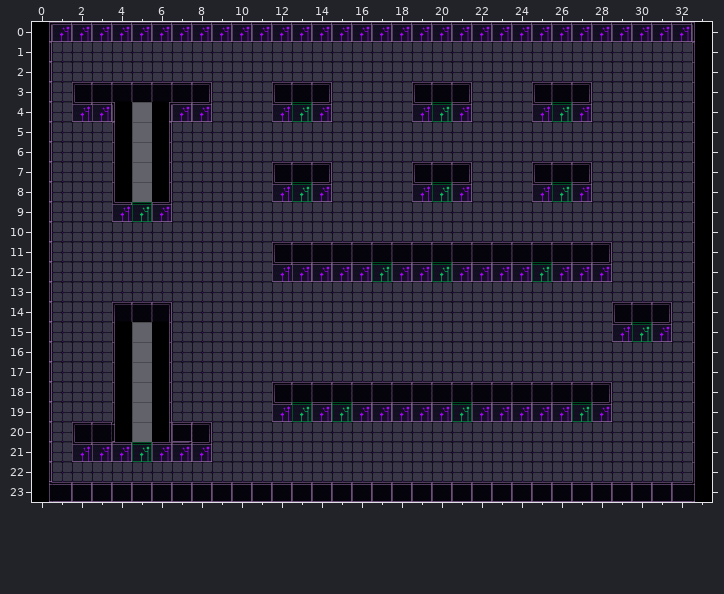
Tiled map -- resources/levels/99.tmx. The picture above was drawn from the file before the commit.
Cells are 64x64 px. Shown: x 0..33, y 0..23.
The result:
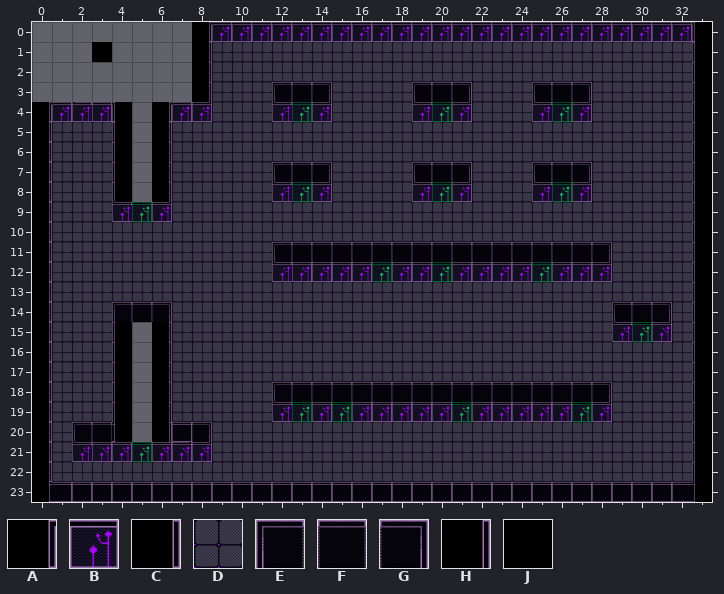
Key: from "tile-violet": A 0, B 1, C 4, D 6, E 16, F 17, G 18, H 25, J 27.
_ is an empty cell.
Tiles of an added or newly shown layer are drawn over the layers below it.
The edit:
Layer "Capa de Patrones 1":
The author cleared tile D in rows 1 to 2 at x 1 to 8; in rows 3 to 4 at x 1.
Layer "Capa de patrones 2":
The edit turns tile B into tile A in row 0 at x 8.
There is now tile B in row 4 at x 1.
The edit turns tile G into tile H in row 3 at x 8.
There is now tile H in rows 1 to 2 at x 8.
The author cleared tile A in row 0 at x 0.
The author cleared tile B in row 0 at x 1 to 7.
The author cleared tile C in rows 1 to 3 at x 0.
The author cleared tile E in row 3 at x 2.
The author cleared tile F in row 3 at x 3 to 7.
Layer "Capa de patrones 4" (added):
There is now tile J in row 1 at x 3.
